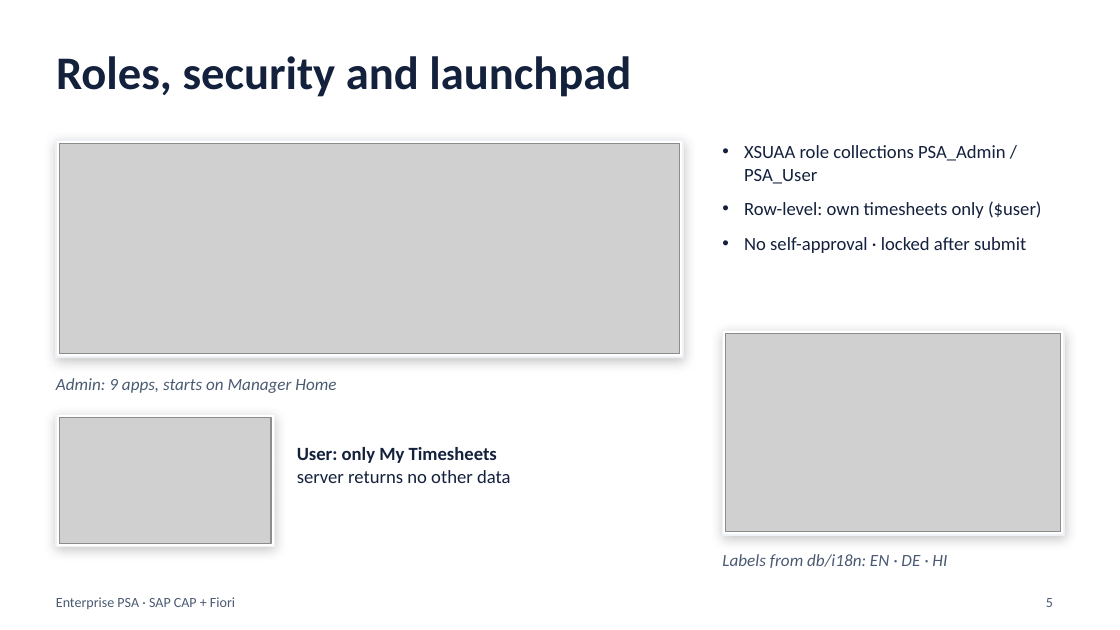
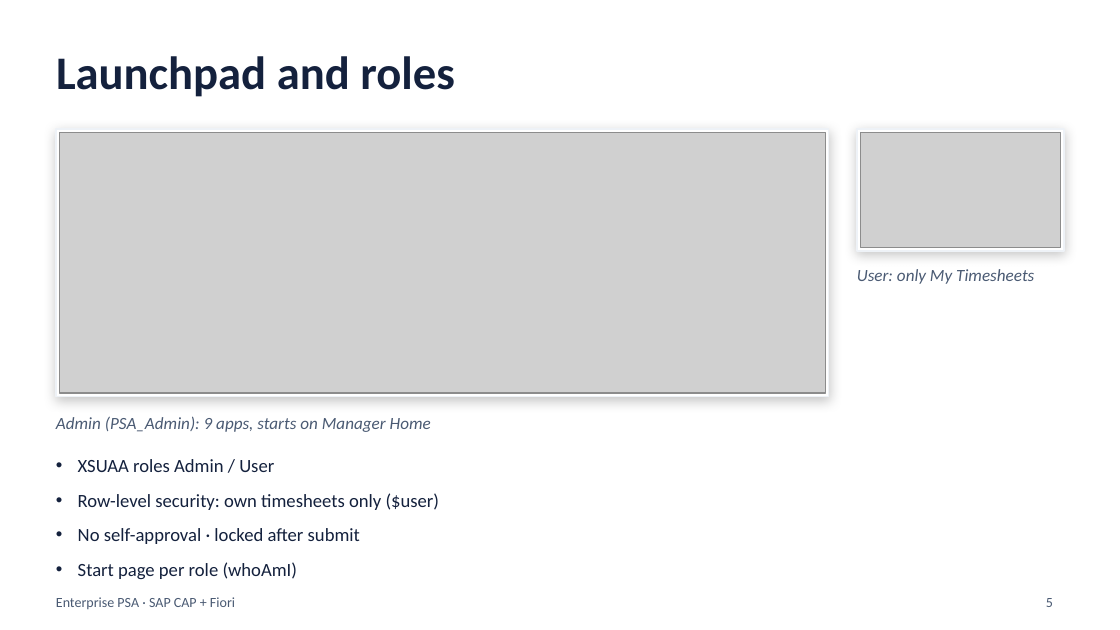
Before and after one commit to saurabh-1907/Saurabh-Pandey-SPRINT-EVALUATION, a slide deck: slide 5 of docs/PSA_Project_Overview.pptx. Drawn at 1120x630 pixels with LibreOffice and Linux fonts; fonts in the diff are those of the drawing; grey boxes stand for pictures. Boxes give left, top, right and bottom in pixels: in the first picture for what was removed or moved away, otherwise in the second. Text is boxed around its words. In the diff, an @@ line names an element or a change of style, - is before the commit and + after.

```diff
--- a/docs/PSA_Project_Overview.pptx
+++ b/docs/PSA_Project_Overview.pptx
@@ title at bbox=[56, 56, 455, 97]: text changed @@
-Roles, security and launchpad
+Launchpad and roles
@@ rectangle: place and size @@
-rectangle at bbox=[56, 140, 683, 357]
+rectangle at bbox=[56, 129, 829, 396]
@@ picture: place and size @@
-picture at bbox=[59, 143, 680, 354]
+picture at bbox=[59, 132, 825, 393]
@@ rectangle: place and size @@
-rectangle at bbox=[56, 414, 274, 547]
+rectangle at bbox=[857, 129, 1064, 251]
@@ picture added at bbox=[860, 132, 1061, 248] @@
@@ text "User: only My Timesheets": place and size @@
-text "User: only My Timesheets" at bbox=[297, 447, 511, 483]
+text "User: only My Timesheets" at bbox=[857, 269, 1034, 284]
@@ text "User: only My Timesheets" at bbox=[857, 269, 1034, 284]: size 12 to 11 pt, text colour #14213D to #4A5A73, bold off, italic on; vertical alignment top to middle @@
@@ rectangle removed at bbox=[722, 330, 1064, 535] @@
@@ picture removed at bbox=[726, 334, 1061, 532] @@
@@ text at bbox=[56, 416, 431, 432]: text changed @@
-Admin: 9 apps, starts on Manager Home
+Admin (PSA_Admin): 9 apps, starts on Manager Home
@@ picture removed at bbox=[59, 418, 271, 543] @@
@@ text "XSUAA roles Admin / User": place and size @@
-text "XSUAA roles Admin / User" at bbox=[744, 145, 1042, 253]
+text "XSUAA roles Admin / User" at bbox=[78, 459, 440, 579]
@@ text at bbox=[78, 459, 440, 510]: text changed @@
-• XSUAA role collections PSA_Admin / PSA_User
-• Row-level: own timesheets only ($user)
+• XSUAA roles Admin / User
+• Row-level security: own timesheets only ($user)
@@ text at bbox=[297, 470, 511, 483]: paragraph removed @@
-server returns no other data
@@ text at bbox=[78, 562, 298, 579]: paragraph added @@
+• Start page per role (whoAmI)
@@ text removed at bbox=[722, 554, 947, 568] @@
-Labels from db/i18n: EN · DE · HI
```
Also in this commit, not shown: 4 other slides changed, 3 slides added, 1 slide removed, 1 other file.
